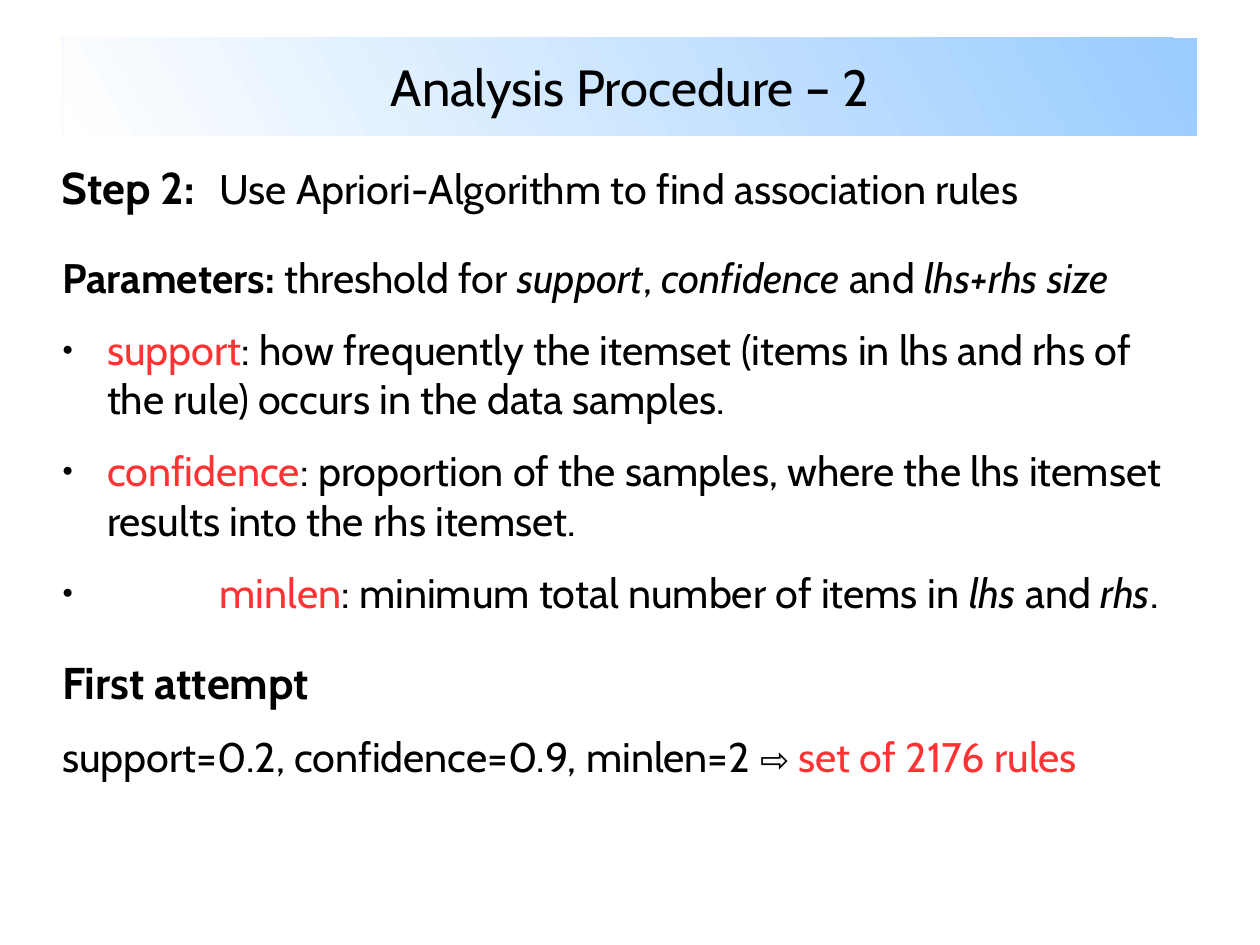
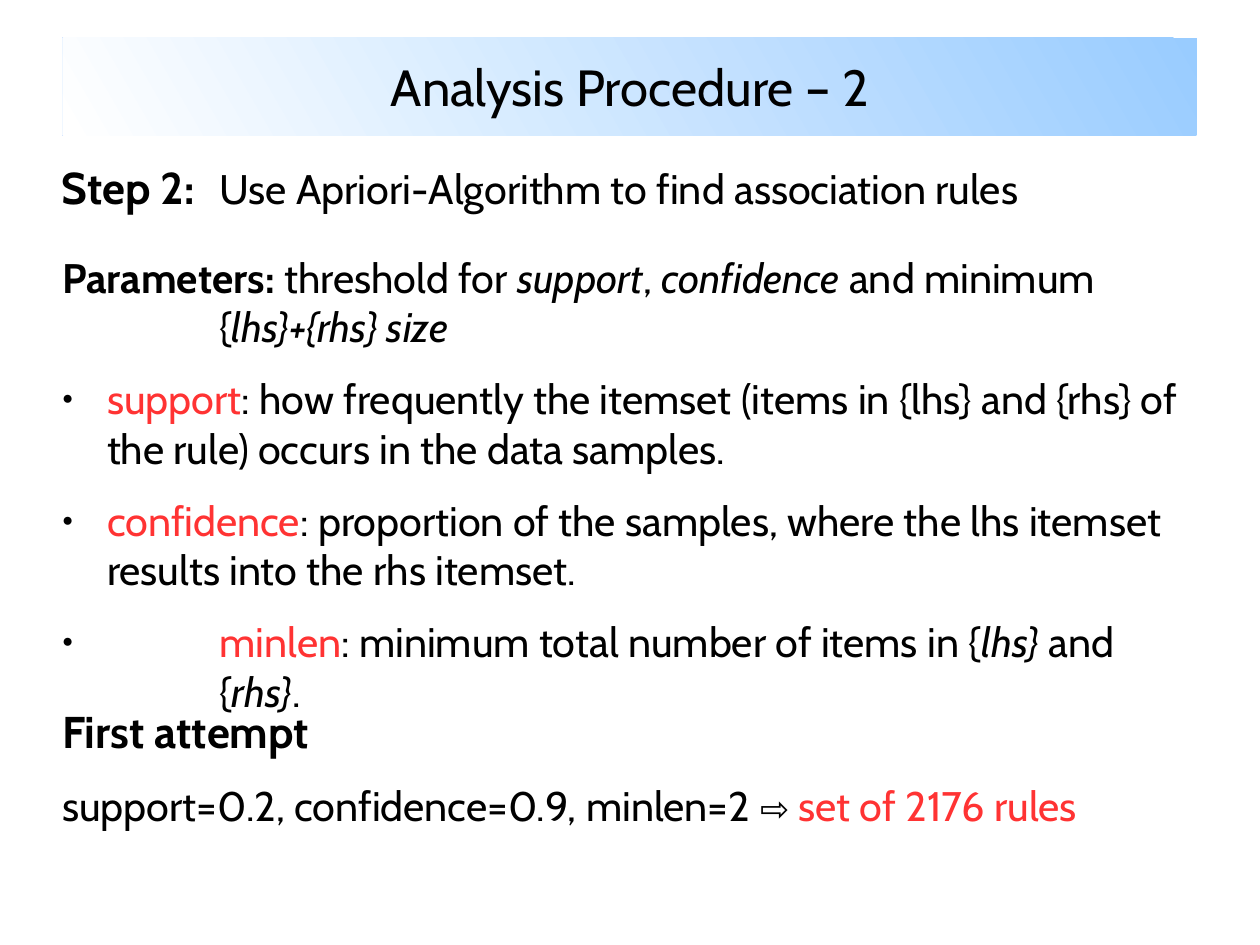
Before and after one commit to mbassi1364/CAS-Applied-Data-Science, a slide deck: slide 6 of Machine-Learning-Project/project.1/metriken.2020-03-14/analysis/prod.dba_hist_sysmetric_summary.2020-02-12-bis-2020-03-14/Report/bassi_oracle_metrics_association_mining.odp. Drawn at 1260x945 pixels with LibreOffice and Linux fonts; fonts in the diff are those of the drawing. Boxes give left, top, right and bottom in pixels: in the first picture for what was removed or moved away, otherwise in the second. Text is boxed around its words. In the diff, an @@ line names an element or a change of style, - is before the commit and + after.

```diff
--- a/Machine-Learning-Project/project.1/metriken.2020-03-14/analysis/prod.dba_hist_sysmetric_summary.2020-02-12-bis-2020-03-14/Report/bassi_oracle_metrics_association_mining.odp
+++ b/Machine-Learning-Project/project.1/metriken.2020-03-14/analysis/prod.dba_hist_sysmetric_summary.2020-02-12-bis-2020-03-14/Report/bassi_oracle_metrics_association_mining.odp
@@ text at box(62, 262, 1177, 473): text changed @@
-Parameters: threshold for support, confidence and lhs+rhs size
-● support: how frequently the itemset (items in lhs and rhs of the rule) occurs in the data samples.
+Parameters: threshold for support, confidence and minimum
+{lhs}+{rhs} size
+● support: how frequently the itemset (items in {lhs} and {rhs} of the rule) occurs in the data samples.
@@ text at box(219, 626, 1114, 713): text changed @@
-● minlen: minimum total number of items in lhs and rhs.
+● minlen: minimum total number of items in {lhs} and {rhs}.
@@ text "First attempt" rewrapped from box(62, 668, 1077, 781) to box(62, 711, 1077, 831) @@
```
Also in this commit, not shown: 4 other slides changed, 2 slides added, 3 other files.
